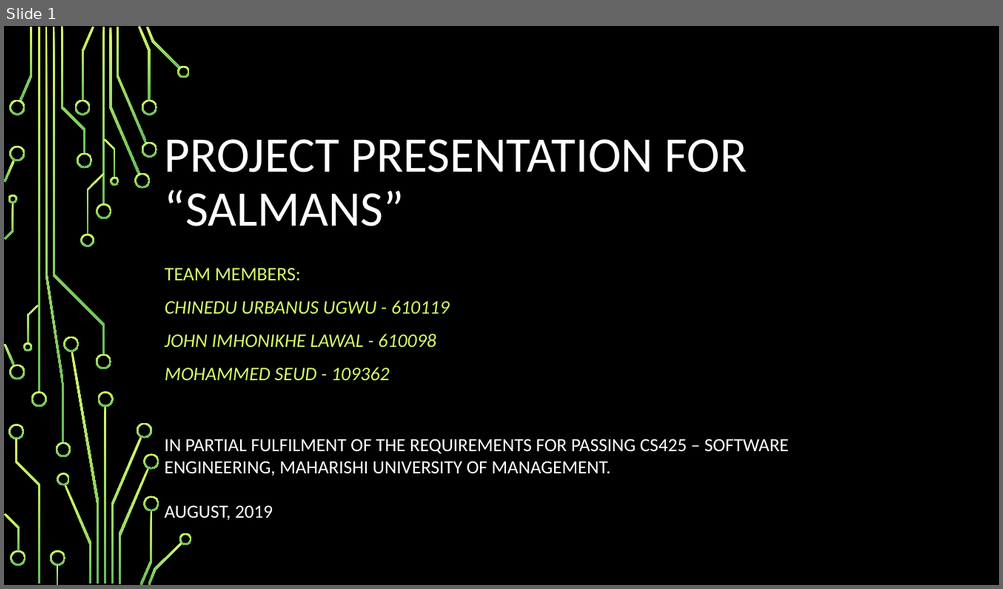
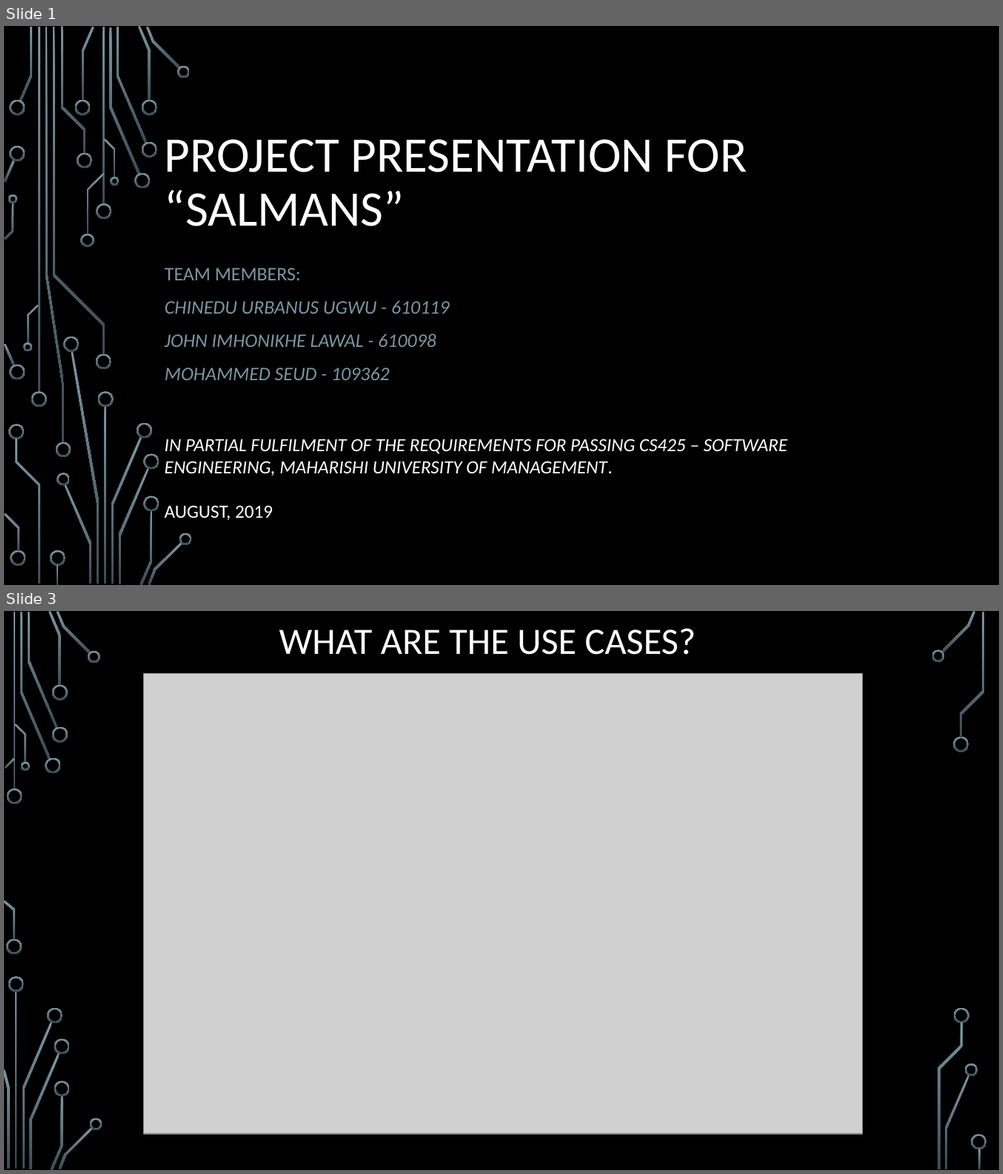
Before and after one commit to JohnLawal/SALMANS, a slide deck: Technical Documentation/projectpresentation.pptx. Shown one above the other, each under a label of ours: slide 1 before the commit, slides 1 and 3 after it; the slides between them are not shown. The pictures are 1003x589 and 1003x1174 pixels, drawn with LibreOffice and Linux fonts; fonts in the diff are those of the drawing; grey boxes stand for pictures; background and template pictures are left out. Boxes give left, top, right and bottom in pixels: in the first picture for what was removed or moved away, otherwise in the second. Text is boxed around its words. In the diff, an @@ line names an element or a change of style, - is before the commit and + after.

```diff
--- a/Technical Documentation/projectpresentation.pptx
+++ b/Technical Documentation/projectpresentation.pptx
@@ slide 3 added at (4, 611, 999, 1170), background picture (left out) @@
@@ title added at (279, 628, 696, 655), 36 pt, text #FFFFFF @@
+WHAT ARE THE USE CASES?
@@ picture added at (145, 674, 862, 1134) @@
@@ group added at (4, 611, 987, 1170): 33 freeform shapes, 3 rectangles @@
@@ slide 1 changed as well @@
@@ fill gradient #D8FC68 to #66BD5F to gradient #7C96A3 to #3B4C54 in 54 elements at (96, 204, 111, 219), (96, 355, 111, 370), (37, 27, 40, 392), (31, 392, 46, 407), (20, 27, 32, 101), (109, 27, 140, 175), (134, 173, 151, 189), (116, 27, 148, 143), (138, 26, 151, 101), (142, 141, 157, 157), (142, 100, 157, 116), (147, 27, 181, 69), (177, 65, 190, 78), (82, 27, 94, 101), (75, 100, 91, 116), (77, 153, 92, 169), (65, 485, 92, 584), (57, 473, 70, 486), (9, 100, 25, 116), (4, 344, 15, 366), (9, 365, 25, 380), (4, 160, 15, 183), (9, 146, 25, 162), (61, 27, 86, 153), (8, 424, 24, 440), (15, 439, 40, 583), (50, 551, 65, 566), (57, 565, 59, 585), (10, 551, 25, 566), (4, 514, 20, 552), (87, 173, 104, 235), (81, 234, 94, 247), (53, 27, 105, 355), (104, 138, 116, 178), (110, 177, 119, 186), (27, 305, 39, 344), (23, 343, 32, 352), (5, 203, 14, 239), (8, 195, 17, 204), (104, 406, 106, 585), (111, 437, 142, 584), (98, 392, 114, 407), (71, 352, 99, 585), (64, 336, 79, 352), (136, 423, 153, 439), (119, 469, 150, 585), (140, 511, 153, 585), (144, 454, 159, 470), (144, 496, 159, 511), (148, 543, 182, 585), (179, 534, 192, 545), (45, 27, 65, 443), (56, 443, 71, 457), (102, 27, 105, 205) @@
@@ subtitle "TEAM MEMBERS:" at (165, 268, 449, 380): text colour #D8FC68 to #7C96A3 @@
@@ text at (165, 439, 788, 476): italic on in "IN PARTIAL FULFILMENT OF THE REQUIREMENTS FOR ..." @@
```
Also in this commit, not shown: 3 other slides added, 2 slides removed, 3 other files.
